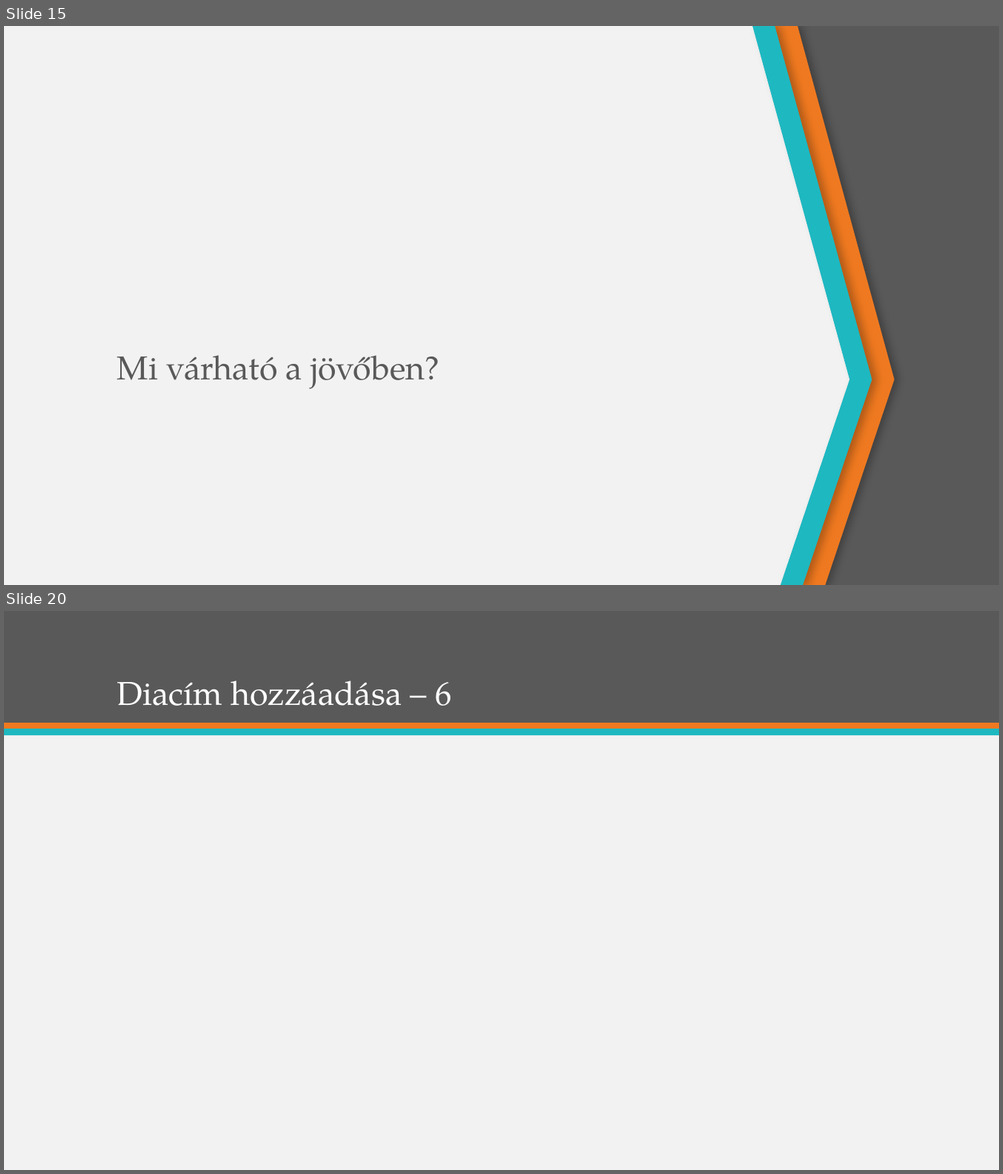
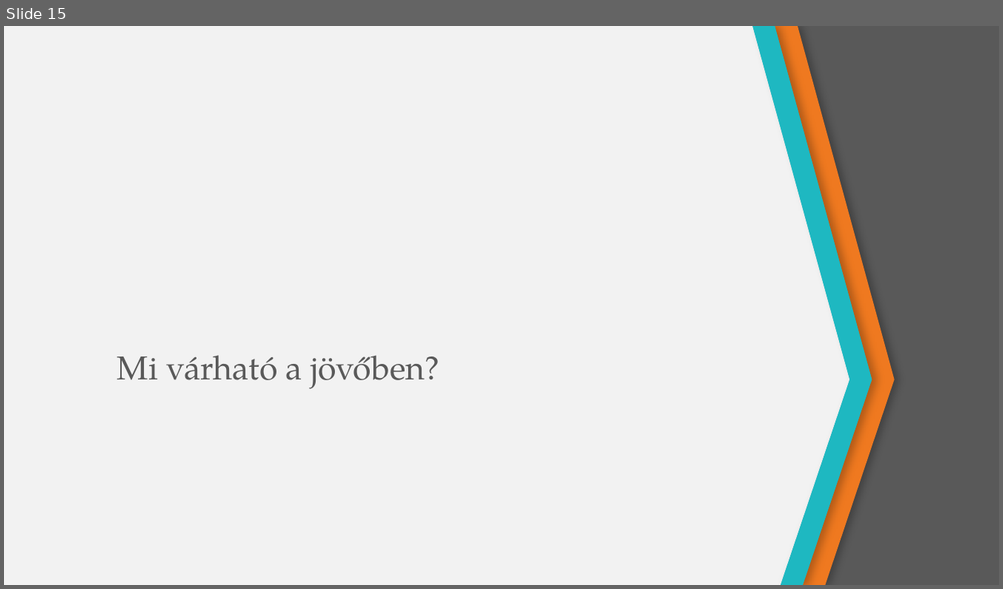
Before and after one commit to VidekiCorleone/FinalProject, a slide deck: Park1t&Go.pptx. Shown one above the other, each under a label of ours: slides 15 and 20 before the commit, slide 15 after it; the slides between them are not shown. The pictures are 1003x1174 and 1003x589 pixels, drawn with LibreOffice and Linux fonts; fonts in the diff are those of the drawing. Boxes give left, top, right and bottom in pixels: in the first picture for what was removed or moved away, otherwise in the second. Text is boxed around its words. In the diff, an @@ line names an element or a change of style, - is before the commit and + after.

```diff
--- a/Park1t&Go.pptx
+++ b/Park1t&Go.pptx
@@ slide 20 removed at (4, 611, 999, 1170), background #F2F2F2 @@
@@ rectangle removed at (4, 611, 999, 723) @@
@@ title removed at (117, 681, 451, 706) @@
-Diacím hozzáadása – 6
@@ rectangle removed at (4, 723, 999, 729) @@
@@ rectangle removed at (4, 729, 999, 735) @@
```
Also in this commit, not shown: 2 slides changed, 2 slides added, 6 other slides removed.
